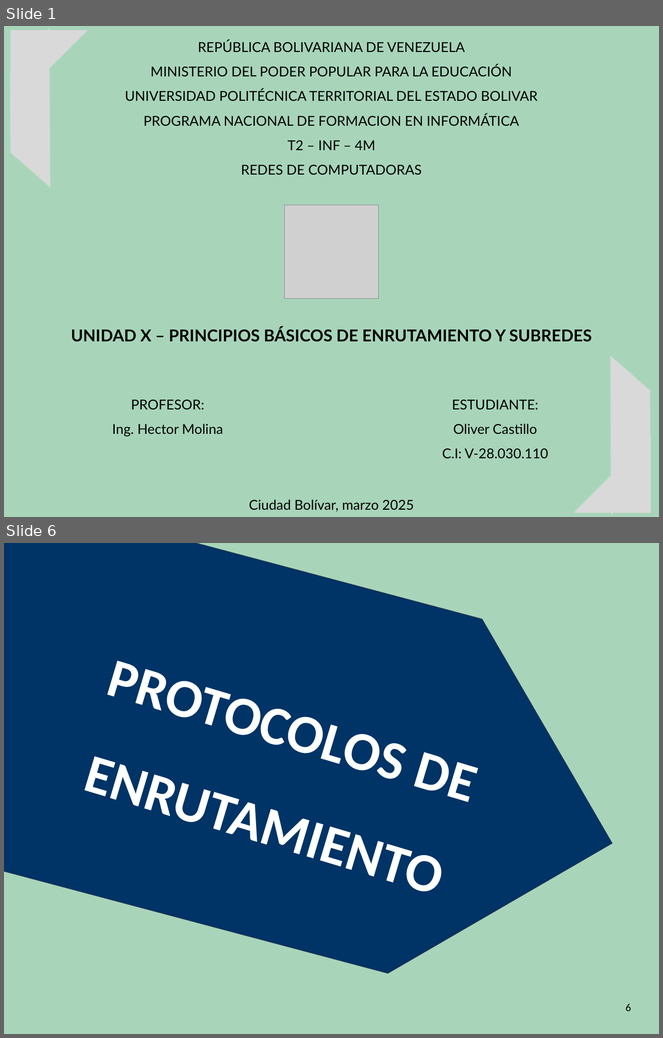
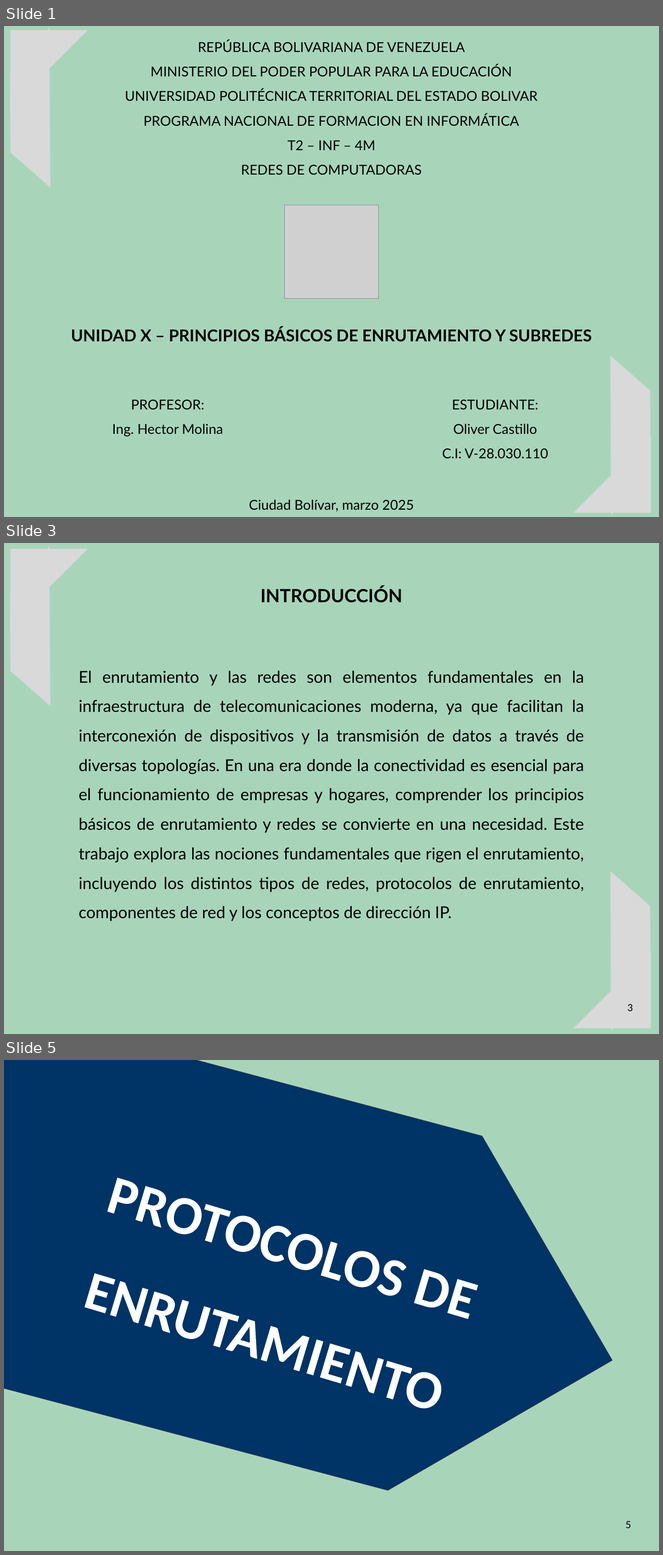
Before and after one commit to oloco2792/Universidad, a slide deck: REDES DE COMPUTADORA/UNIDAD X/UNIDAD X.pptx. Shown one above the other, each under a label of ours: slides 1 and 6 before the commit, slides 1, 3 and 5 after it; the slides between them are not shown. The pictures are 663x1038 and 663x1555 pixels, drawn with LibreOffice and Linux fonts; fonts in the diff are those of the drawing; grey boxes stand for pictures. Boxes give left, top, right and bottom in pixels: in the first picture for what was removed or moved away, otherwise in the second. Text is boxed around its words. In the diff, an @@ line names an element or a change of style, - is before the commit and + after.

```diff
--- a/REDES DE COMPUTADORA/UNIDAD X/UNIDAD X.pptx
+++ b/REDES DE COMPUTADORA/UNIDAD X/UNIDAD X.pptx
@@ slide 3 added at [4, 543, 659, 1034], background #A8D5BA @@
@@ diag stripe added at [4, 546, 129, 705], fill #D9D9D9 @@
@@ right triangle added at [11, 549, 88, 626], fill #D9D9D9 @@
@@ text added at [260, 587, 402, 603], 20 pt, text #000000, bold @@
+INTRODUCCIÓN
@@ text added at [79, 670, 584, 922], 18 pt, text #000000 @@
+El enrutamiento y las redes son elementos fundamentales en la infraestructura de telecomunicaciones moderna, ya que facilitan la interconexión de dispositivos y la transmisión de datos a través de diversas topologías. En una era donde la conectividad es esencial para el funcionamiento de empresas y hogares, comprender los principios básicos de enrutamiento y redes se convierte en una necesidad. Este trabajo explora las nociones fundamentales que rigen el enrutamiento, incluyendo los distintos tipos de redes, protocolos de enrutamiento, componentes de red y los conceptos de dirección IP.
@@ diag stripe added at [532, 871, 659, 1030], fill #D9D9D9 @@
@@ right triangle added at [574, 951, 651, 1029], fill #D9D9D9 @@
@@ page number added at [627, 1004, 633, 1012], 12 pt, text #000000 @@
+3
@@ what was slide 6 is now slide 5 @@
@@ page number at [626, 1521, 632, 1529]: text changed @@
-6
+5
```
Also in this commit, not shown: 3 slides changed, 13 other slides added, 7 slides removed, 2 other files.
